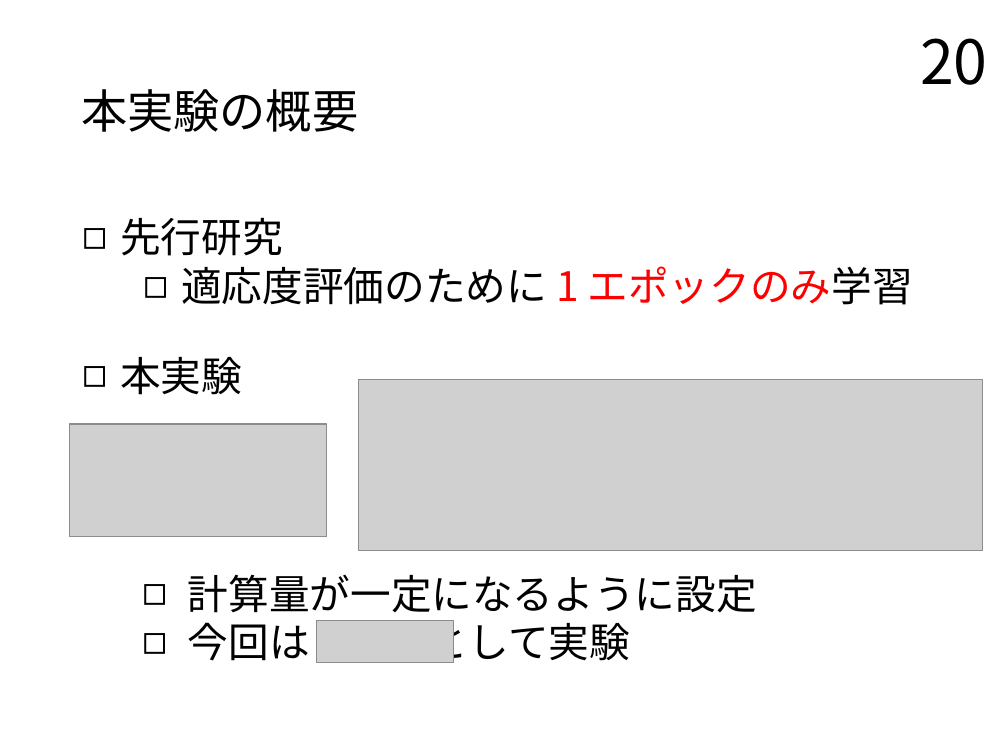
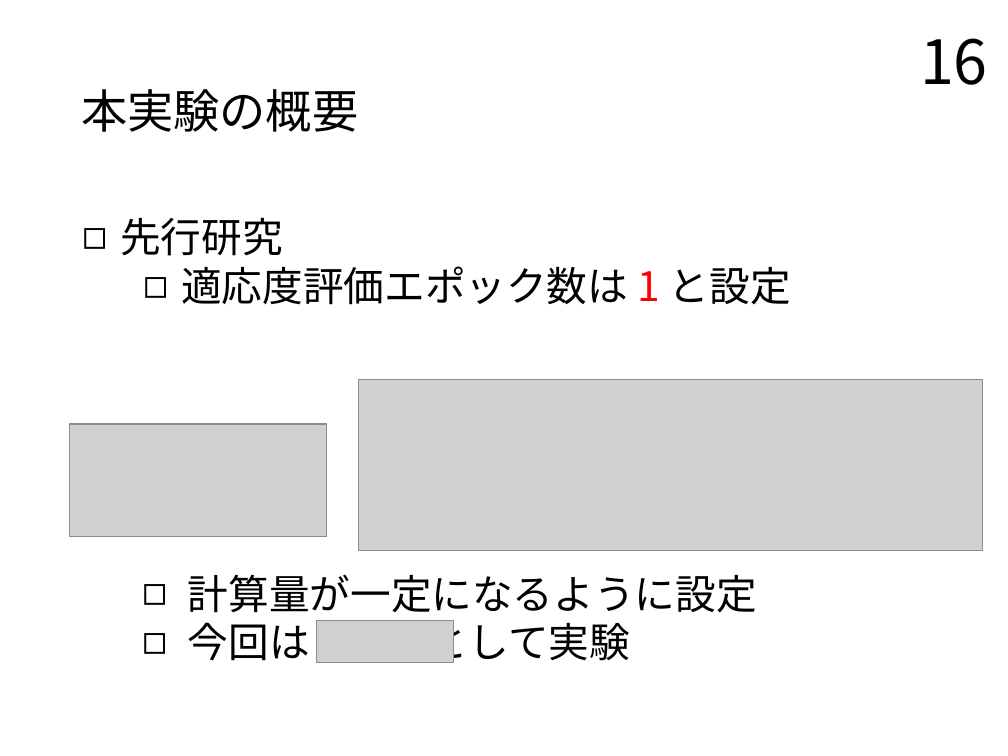
Before and after one commit to TairaTomotaka/kadai, a slide deck: slide 16 of prsn/20230124_prsn_taira.pptx (slide 20 before the commit). Drawn at 1008x756 pixels with LibreOffice and Linux fonts; fonts in the diff are those of the drawing; grey boxes stand for pictures. Boxes give left, top, right and bottom in pixels: in the first picture for what was removed or moved away, otherwise in the second. Text is boxed around its words. In the diff, an @@ line names an element or a change of style, - is before the commit and + after.

```diff
--- a/prsn/20230124_prsn_taira.pptx
+++ b/prsn/20230124_prsn_taira.pptx
@@ page number at [920,38,988,85]: text changed @@
-20
+16
@@ text at [181,266,791,305]: text changed @@
-  ◻ 適応度評価のために 1 エポックのみ学習
-◻ 本実験
+  ◻ 適応度評価エポック数は 1 と設定
```
Also in this commit, not shown: 4 other slides changed, 1 slide removed, 6 other files.
